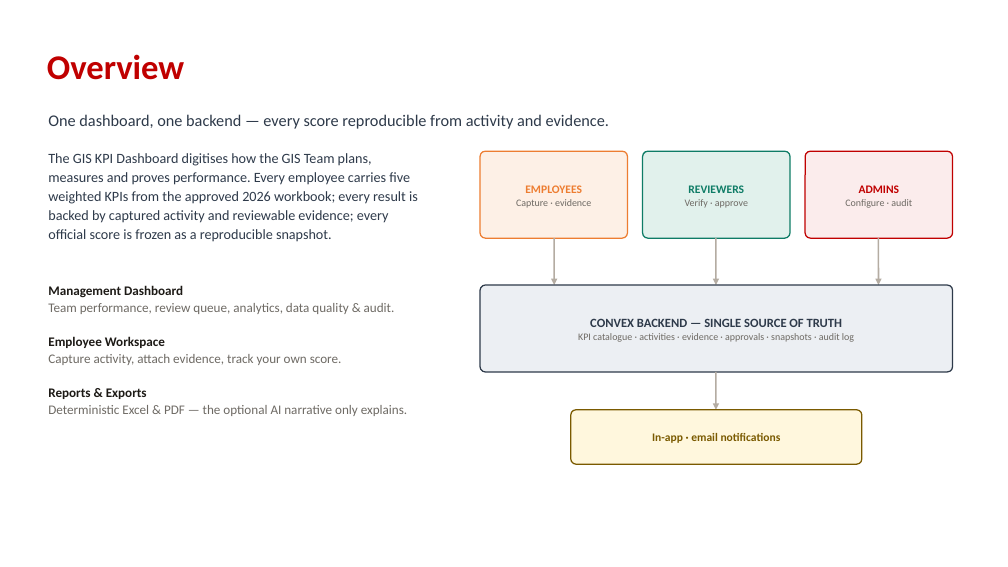
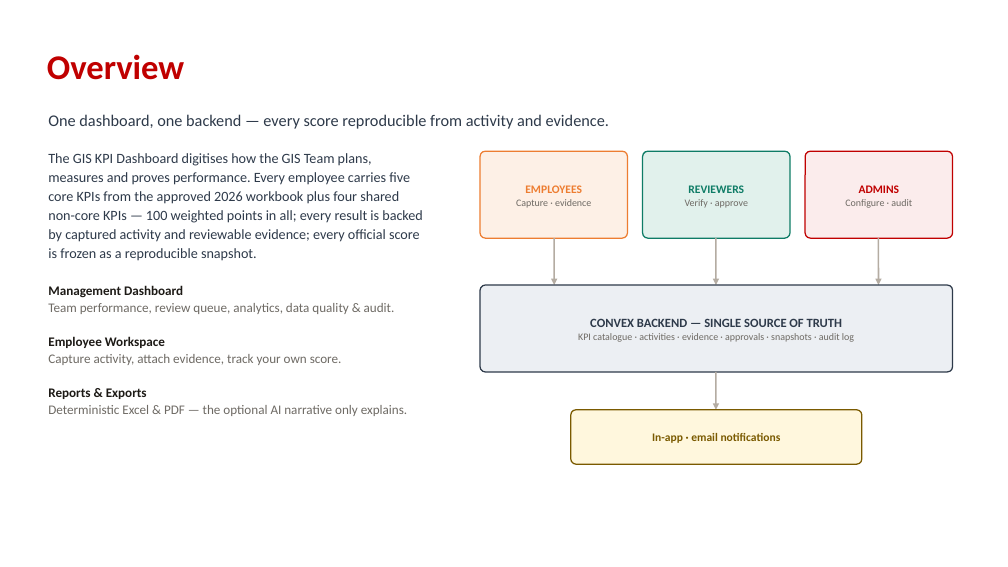
Before and after one commit to collins-geodev/gis-kpi, a slide deck: slide 2 of server-assets/docs/GIS-KPI-Dashboard-Workflow-Deck.pptx. Drawn at 1008x567 pixels with LibreOffice and Linux fonts; fonts in the diff are those of the drawing; background and template pictures are left out. Boxes give left, top, right and bottom in pixels: in the first picture for what was removed or moved away, otherwise in the second. Text is boxed around its words. In the diff, an @@ line names an element or a change of style, - is before the commit and + after.

```diff
--- a/server-assets/docs/GIS-KPI-Dashboard-Workflow-Deck.pptx
+++ b/server-assets/docs/GIS-KPI-Dashboard-Workflow-Deck.pptx
@@ text at box(48, 153, 423, 261): text changed @@
-The GIS KPI Dashboard digitises how the GIS Team plans, measures and proves performance. Every employee carries five weighted KPIs from the approved 2026 workbook; every result is backed by captured activity and reviewable evidence; every official score is frozen as a reproducible snapshot.
+The GIS KPI Dashboard digitises how the GIS Team plans, measures and proves performance. Every employee carries five core KPIs from the approved 2026 workbook plus four shared non-core KPIs — 100 weighted points in all; every result is backed by captured activity and reviewable evidence; every official score is frozen as a reproducible snapshot.
```
Also in this commit, not shown: 3 other slides changed, 6 other files.
